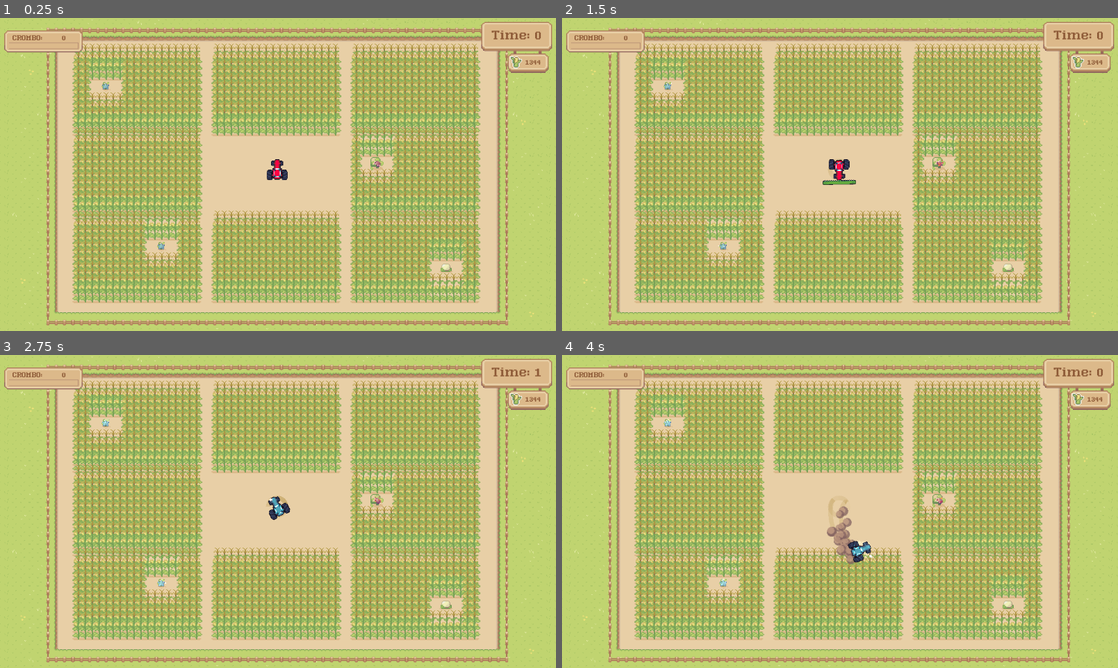
Above: before the commit, frames 1-4 (two rows, left to right).
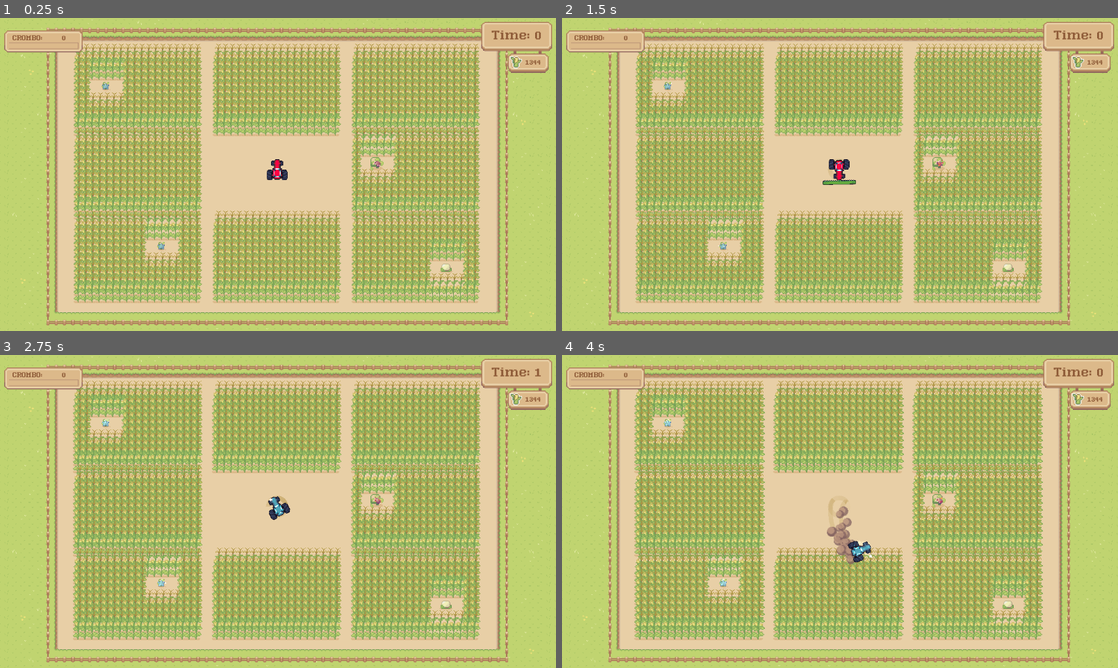
Above: after the commit, the same moments.

Repository: EmilBert/Harvest
Game: Godot game, scene res://World.tscn
Same seed, same stepped clock (60 frames per second), same inputs: the game is played once before the commit and once after it.
Inputs:
- Up to frame 1 (0.25 s): no input
- Up to frame 2 (1.5 s): tap Enter at 0.5 s; hold D (steer_right) 0.53-1.28 s; hold I (Attachment1) 0.53-1.28 s; tap Space (ui_select) at 0.77 s; hold A (steer_left) from 1.28 s (still down); tap O (Attachment2) at 1.35 s
- Up to frame 3 (2.75 s): tap Space (ui_select) at 1.52 s; release A (steer_left) at 2.03 s; hold D (steer_right) from 2.03 s (still down); hold P (Attachment3) from 2.03 s (still down)
- Up to frame 4 (4 s): release P (Attachment3) at 2.78 s; tap S (break) at 2.85 s; tap Space (ui_select) at 3.02, 3.77 s; release D (steer_right) at 3.53 s; hold A (steer_left) from 3.53 s (still down); hold W (gas) from 3.53 s (still down)

The runs differ from the first frame. In frame 1, 21% of the frame differs, in the area x 13-87%, y 8-92%; in frame 2, 22%; in frame 3, 21%; in frame 4, 19%.

Commit message:
Crop shader

Diff:
--- a/Objects/Crop.tscn
+++ b/Objects/Crop.tscn
@@ -1,7 +1,46 @@
-[gd_scene load_steps=5 format=2]
+[gd_scene load_steps=7 format=2]
 
 [ext_resource path="res://sprout/Sprout Lands - Sprites - premium pack/objects/Farming Plants.png" type="Texture" id=1]
 [ext_resource path="res://Objects/Crop.gd" type="Script" id=2]
+
+[sub_resource type="Shader" id=3]
+code = "shader_type canvas_item;
+render_mode blend_mix;
+
+// Wind settings.
+uniform float speed = 1.0;
+uniform float minStrength : hint_range(0.0, 1.0);
+uniform float maxStrength : hint_range(0.0, 1.0);
+uniform float strengthScale = 100.0;
+uniform float interval = 3.5;
+uniform float detail = 1.0;
+uniform float distortion : hint_range(0.0, 1.0);
+uniform float heightOffset = 0.0;
+
+float getWind(vec2 vertex, vec2 uv, float timer){
+	vec2 pos = mix(vec2(1.0), vertex, distortion).xy;
+	float time = timer * speed + pos.x * pos.y;
+	float diff = pow(maxStrength - minStrength, 2.0);
+	float strength = clamp(minStrength + diff + sin(time / interval) * diff, minStrength, maxStrength) * strengthScale;
+	float wind = (sin(time) + cos(time * detail)) * strength * max(0.0, (1.0-uv.y) - heightOffset);
+
+	return wind;
+	}
+
+void vertex() {
+	VERTEX.x += getWind(VERTEX.xy, UV, TIME);
+}"
+
+[sub_resource type="ShaderMaterial" id=4]
+shader = SubResource( 3 )
+shader_param/speed = 0.5
+shader_param/minStrength = 0.048
+shader_param/maxStrength = 0.149
+shader_param/strengthScale = 100.0
+shader_param/interval = 3.5
+shader_param/detail = 1.0
+shader_param/distortion = 0.086
+shader_param/heightOffset = 0.7
 
 [sub_resource type="AtlasTexture" id=1]
 atlas = ExtResource( 1 )
@@ -17,6 +56,7 @@
 script = ExtResource( 2 )
 
 [node name="Sprite" type="Sprite" parent="."]
+material = SubResource( 4 )
 scale = Vector2( 1.2, 1.2 )
 texture = SubResource( 1 )
 
